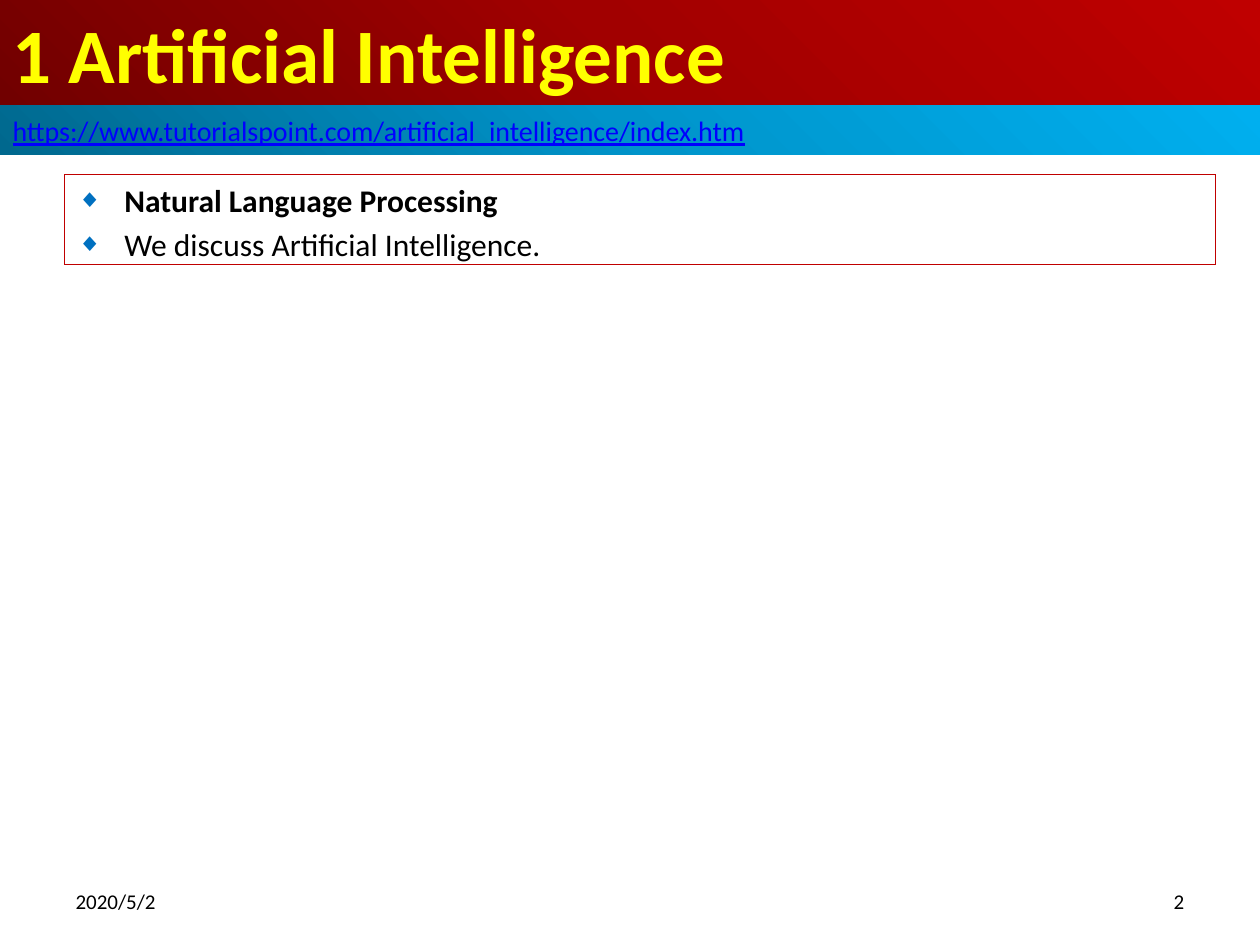
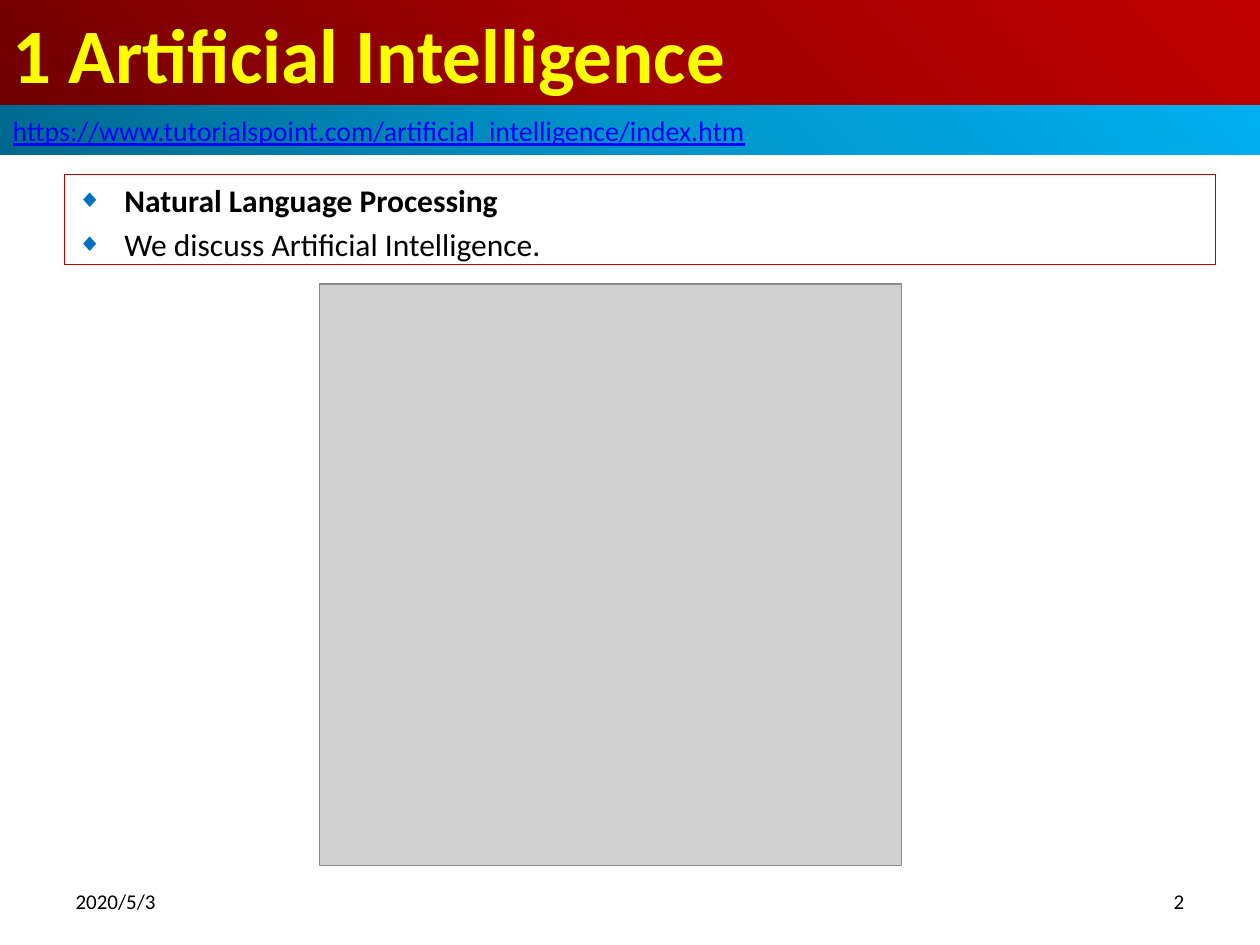
Before and after one commit to peterhchen/100_ArtificialIntelligence, a slide deck: slide 2 of 01_Home.pptx. Drawn at 1260x945 pixels with LibreOffice and Linux fonts; fonts in the diff are those of the drawing; grey boxes stand for pictures. Boxes give left, top, right and bottom in pixels: in the first picture for what was removed or moved away, otherwise in the second. Text is boxed around its words. In the diff, an @@ line names an element or a change of style, - is before the commit and + after.

```diff
--- a/01_Home.pptx
+++ b/01_Home.pptx
@@ picture added at bbox=[320, 284, 902, 866] @@
@@ text at bbox=[76, 894, 156, 910]: text changed @@
-2020/5/2
+2020/5/3
```
Also in this commit, not shown: 2 other slides changed, 1 other file.
